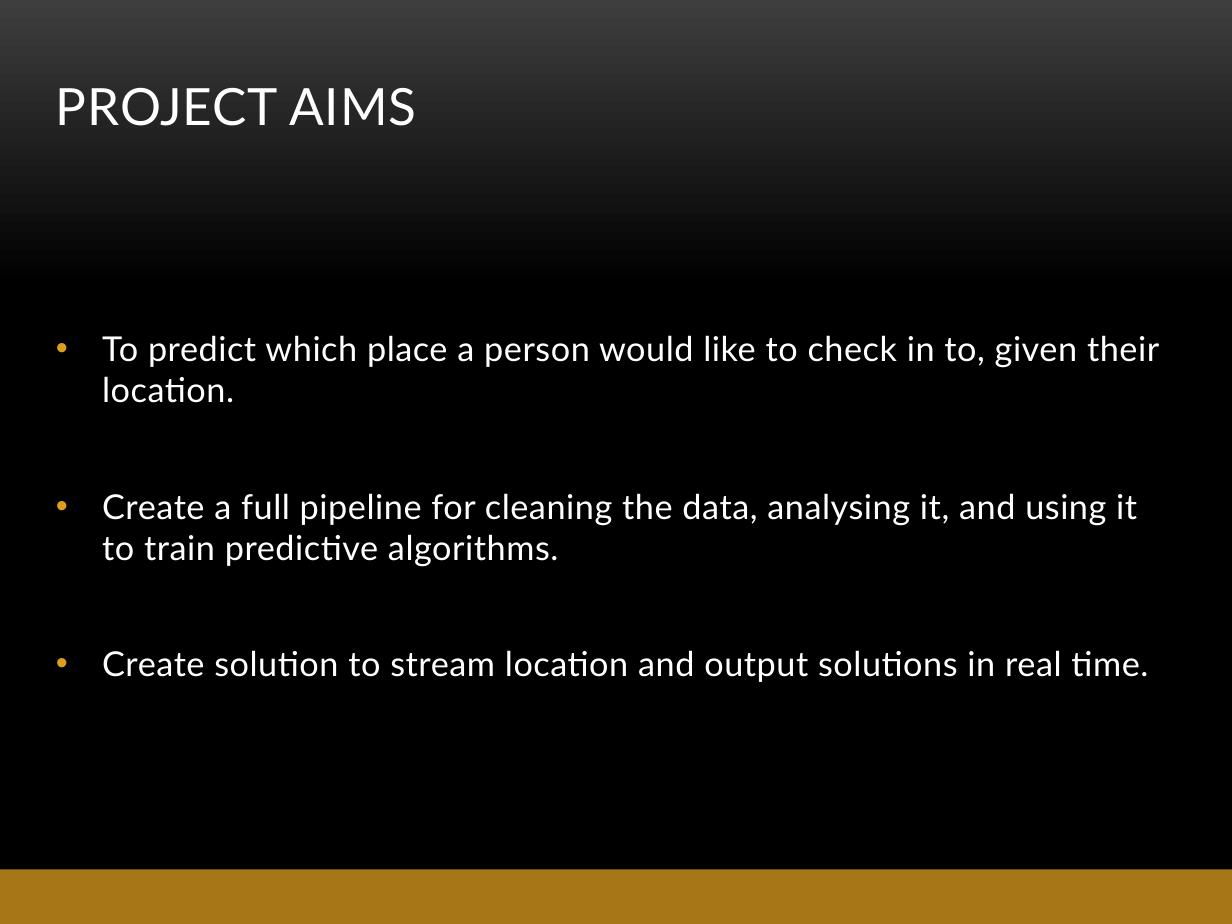
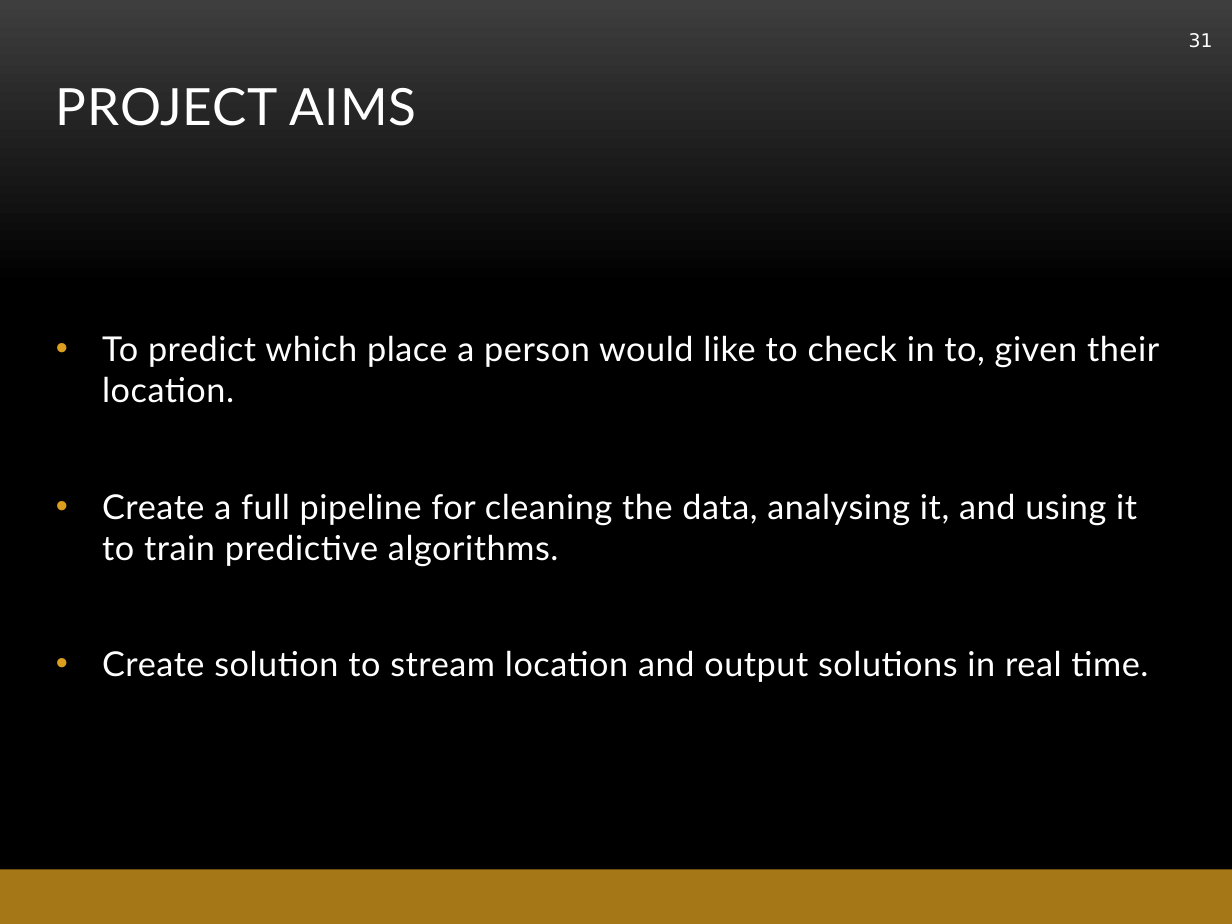
Before and after one commit to abe1ge/teletubbiesQAC, a slide deck: slide 31 of FinalPresentation.pptx (slide 20 before the commit). Drawn at 1232x924 pixels with LibreOffice and Linux fonts; fonts in the diff are those of the drawing; background and template pictures are left out. Boxes give left, top, right and bottom in pixels: in the first picture for what was removed or moved away, otherwise in the second. Text is boxed around its words. In the diff, an @@ line names an element or a change of style, - is before the commit and + after.

```diff
--- a/FinalPresentation.pptx
+++ b/FinalPresentation.pptx
@@ page number added at <box>1189,33,1213,48</box>, 11 pt, text #FFFFFF @@
+31
```
Also in this commit, not shown: 24 other slides changed, 11 slides added.
